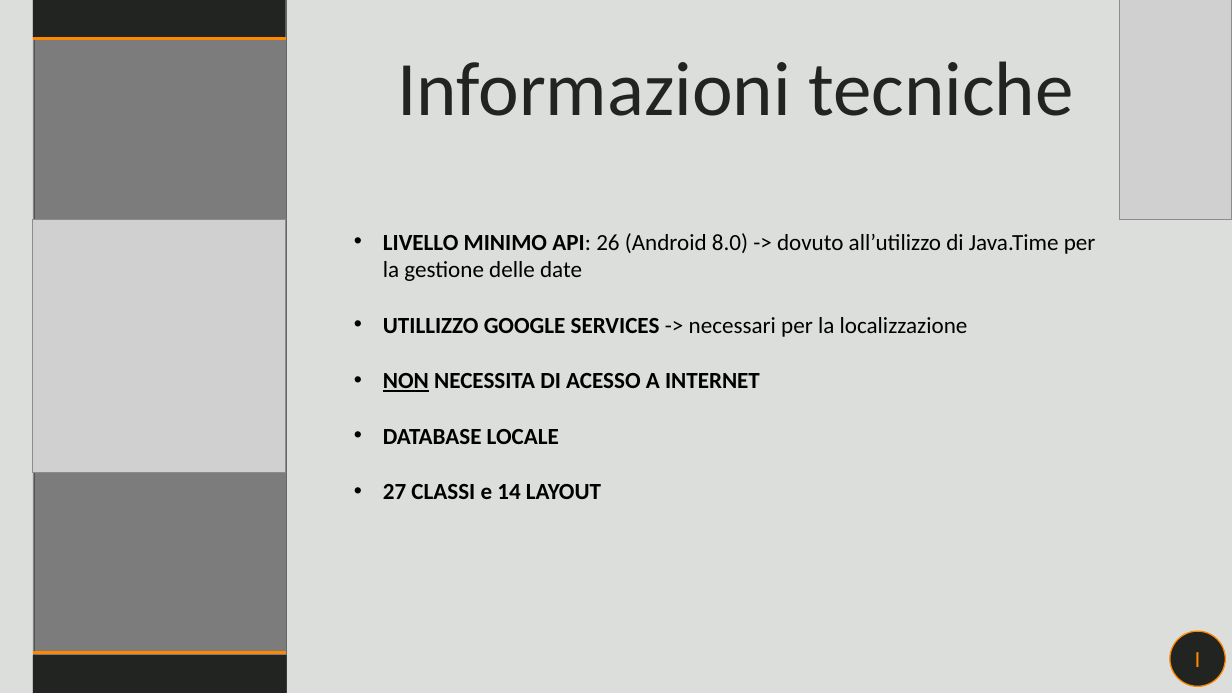
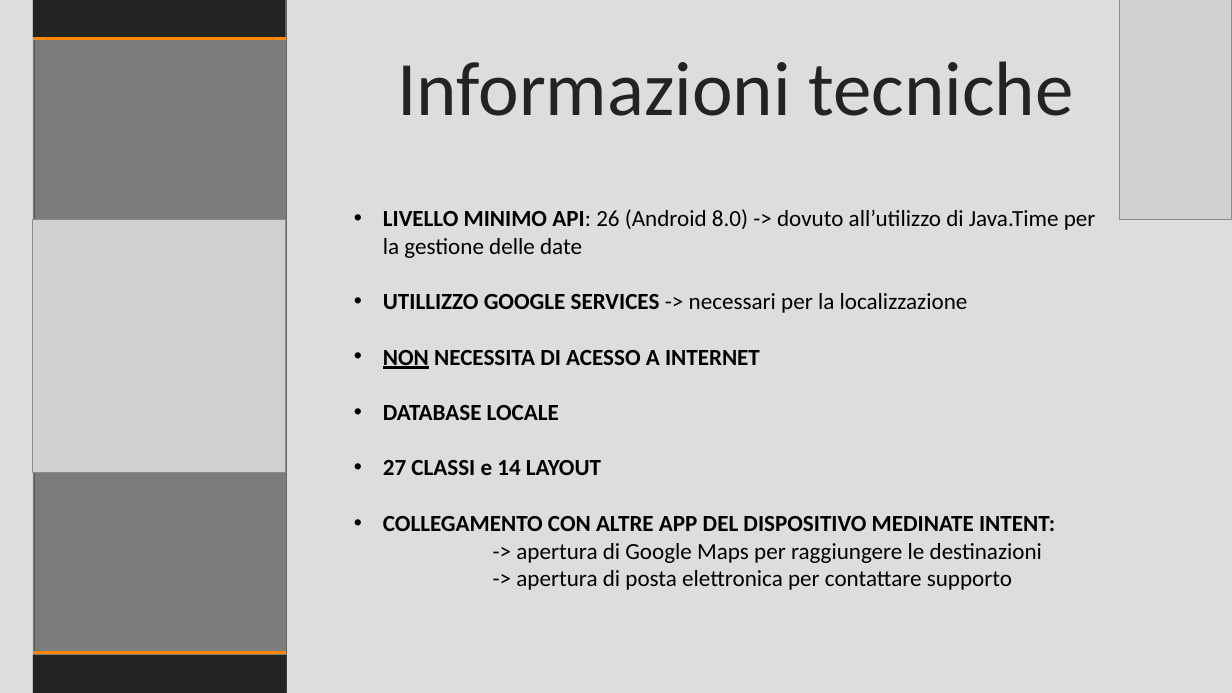
Before and after one commit to kevinmala00/PonyHelper, a slide deck: slide 4 of PresentazionePonyHelper.pptx (slide 5 before the commit). Drawn at 1232x693 pixels with LibreOffice and Linux fonts; fonts in the diff are those of the drawing; grey boxes stand for pictures. Boxes give left, top, right and bottom in pixels: in the first picture for what was removed or moved away, otherwise in the second. Text is boxed around its words. In the diff, an @@ line names an element or a change of style, - is before the commit and + after.

Commit message:
update presentazione

```diff
--- a/PresentazionePonyHelper.pptx
+++ b/PresentazionePonyHelper.pptx
@@ text "LIVELLO MINIMO API: 26 (Android ...": place and size @@
-text "LIVELLO MINIMO API: 26 (Android ..." at (383, 233, 1096, 499)
+text "LIVELLO MINIMO API: 26 (Android ..." at (383, 209, 1096, 590)
@@ text at (383, 516, 1055, 590): paragraphs added @@
+• COLLEGAMENTO CON ALTRE APP DEL DISPOSITIVO MEDINATE INTENT:
+      -> apertura di Google Maps per raggiungere le destinazioni
+      -> apertura di posta elettronica per contattare supporto
@@ ellipse removed at (1170, 631, 1226, 687) @@
-I
```
Also in this commit, not shown: 9 other slides changed, 1 slide added, 3 slides removed.
